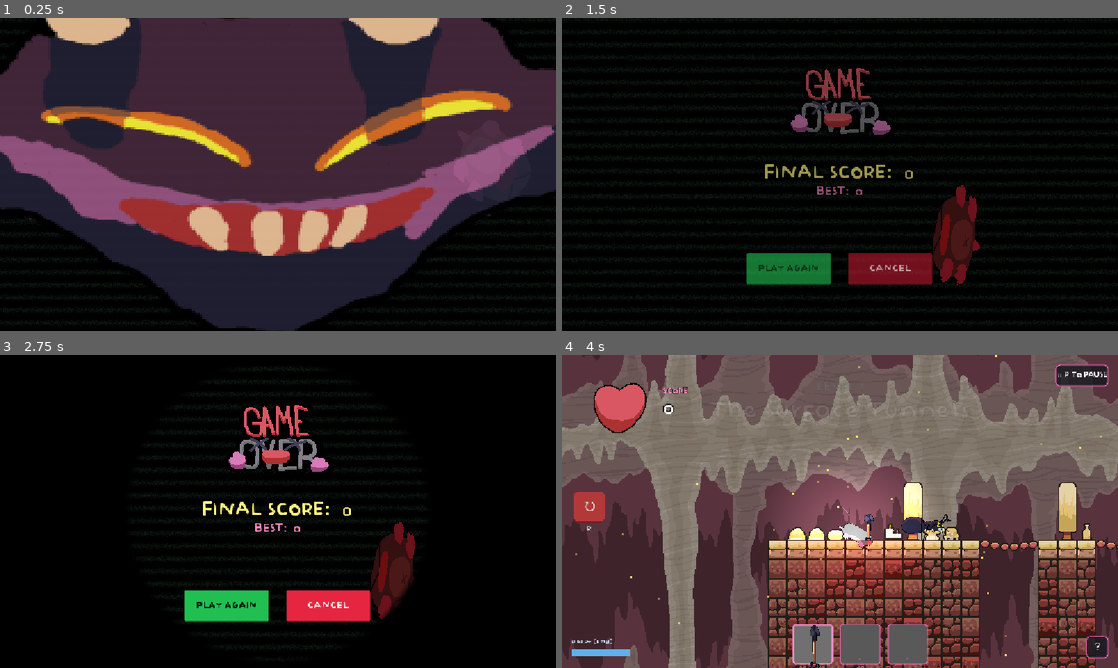
Above: before the commit, frames 1-4 (two rows, left to right).
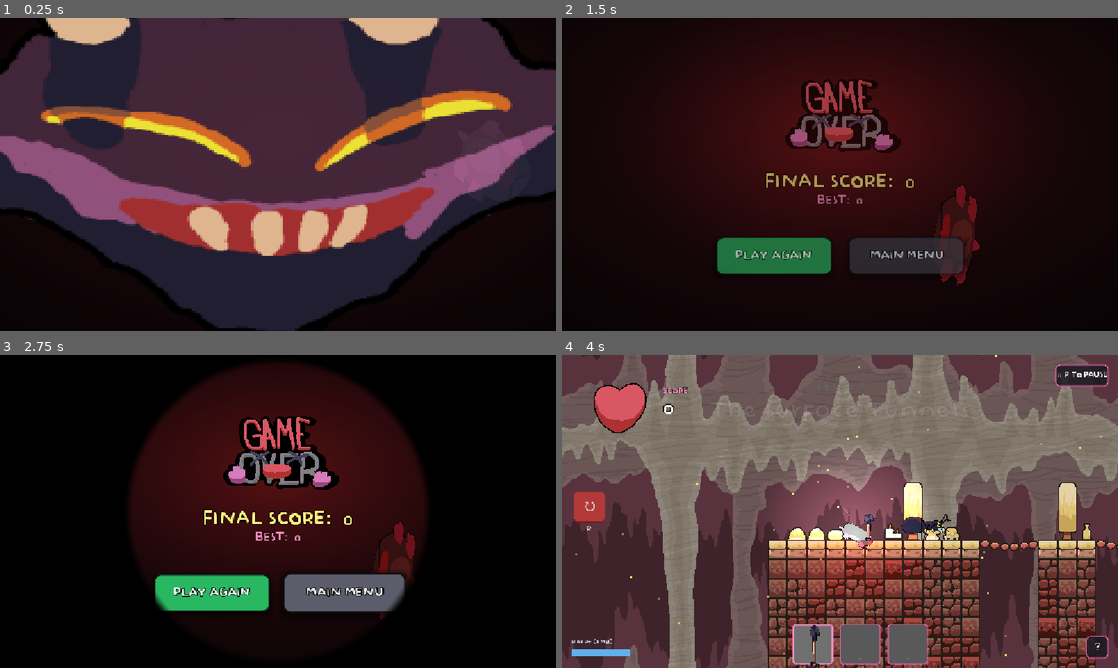
Above: after the commit, the same moments.

Repository: Geofoods/Holy-Moly
Game: Godot game, scene res://scenes/game_over.tscn
Same seed, same stepped clock (60 frames per second), same inputs: the game is played once before the commit and once after it. This scene is started directly instead of the project's main scene. Sound files missing from this copy of the repository are replaced by a short silence.
Inputs (mouse positions are in pixels of both pictures, inside the frame that each line leads up to):
- Up to frame 1 (0.25 s): no input
- Up to frame 2 (1.5 s): tap Enter (ui_accept) at 0.5, 0.77 s; move the mouse to (962, 158) at 0.52 s; hold Right (ui_right) 0.53-1.28 s; tap E at 0.6 s; click (962, 158) at 0.67 s; move the mouse to (728, 190) at 1.27 s; hold Down (ui_down) from 1.28 s (still down); tap P at 1.35 s; click (728, 190) at 1.42 s
- Up to frame 3 (2.75 s): tap Enter (ui_accept) at 1.52 s; release Down (ui_down) at 2 s; click "CANCEL" (after the commit: "MAIN MENU") at 2 s
- Up to frame 4 (4 s): click "PLAY AGAIN" at 2.75 s; move the mouse to (895, 442) at 3.52 s; hold Right (ui_right) from 3.53 s (still down); tap R at 3.6 s; click (895, 442) at 3.67 s

The runs differ from the first frame. In frame 2, 48% of the frame differs, in the area x 10-90%, y 0-86%; in frame 3, 33%; in frame 4, nothing differs.

Commit message:
fixed game_over

Diff:
--- a/scenes/game_over.tscn
+++ b/scenes/game_over.tscn
@@ -2,68 +2,93 @@
 
 [ext_resource type="Script" uid="uid://mmg7oyq1lu61" path="res://scripts/game_over.gd" id="1_gameover"]
 [ext_resource type="Texture2D" uid="uid://buaps737jhmeo" path="res://sprites/molejumpbold.png" id="2_molejump"]
-[ext_resource type="Shader" uid="uid://ch2hh4i0b8k0l" path="res://shaders/corrupted_bg.gdshader" id="4_shader"]
 [ext_resource type="Texture2D" uid="uid://v8nv0wnkuqeb" path="res://Gameover.webp" id="5_gameoverimg"]
 [ext_resource type="FontFile" uid="uid://bnyew5lradf4a" path="res://Baby Doll.otf" id="6_babydoll"]
 [ext_resource type="Texture2D" uid="uid://cy65itxnylhih" path="res://boss_bite.webp" id="6_v3hpu"]
-[ext_resource type="Texture2D" uid="uid://c3jm7jbq1dale" path="res://Bricks.webp" id="7_bricks"]
-
-[sub_resource type="ShaderMaterial" id="ShaderMaterial_bg"]
-shader = ExtResource("4_shader")
-shader_parameter/scanline_count = 240.0
-shader_parameter/scanline_opacity = 0.22
-shader_parameter/noise_strength = 0.07
-shader_parameter/glitch_speed = 2.4
-shader_parameter/base_color = Color(0.035, 0.05, 0.04, 1)
-shader_parameter/tint_color = Color(0.15, 0.55, 0.3, 1)
+
+[sub_resource type="Gradient" id="Gradient_bg"]
+offsets = PackedFloat32Array(0, 0.55, 1)
+colors = PackedColorArray(0.17, 0.04, 0.05, 1, 0.07, 0.02, 0.03, 1, 0.02, 0.01, 0.015, 1)
+
+[sub_resource type="GradientTexture2D" id="GradientTexture2D_bg"]
+gradient = SubResource("Gradient_bg")
+width = 1024
+height = 1024
+fill = 1
+fill_from = Vector2(0.5, 0.4)
+fill_to = Vector2(1.1, 1.05)
+
+[sub_resource type="Gradient" id="Gradient_glow"]
+offsets = PackedFloat32Array(0, 0.7, 1)
+colors = PackedColorArray(0.85, 0.15, 0.15, 0.26, 0.5, 0.08, 0.1, 0.08, 0.2, 0.02, 0.04, 0)
+
+[sub_resource type="GradientTexture2D" id="GradientTexture2D_glow"]
+gradient = SubResource("Gradient_glow")
+width = 512
+height = 512
+fill = 1
+fill_from = Vector2(0.5, 0.5)
+fill_to = Vector2(1, 0.5)
 
 [sub_resource type="StyleBoxFlat" id="StyleBoxFlat_playbutton"]
-bg_color = Color(0.13, 0.75, 0.32, 1)
+bg_color = Color(0.16, 0.72, 0.38, 1)
 border_width_left = 3
 border_width_top = 3
 border_width_right = 3
 border_width_bottom = 3
-border_color = Color(0.03, 0.03, 0.03, 1)
-corner_radius_top_left = 4
-corner_radius_top_right = 4
-corner_radius_bottom_right = 4
-corner_radius_bottom_left = 4
+border_color = Color(0.04, 0.12, 0.07, 1)
+corner_radius_top_left = 14
+corner_radius_top_right = 14
+corner_radius_bottom_right = 14
+corner_radius_bottom_left = 14
+shadow_color = Color(0, 0, 0, 0.45)
+shadow_size = 10
+shadow_offset = Vector2(0, 5)
 
 [sub_resource type="StyleBoxFlat" id="StyleBoxFlat_playbutton_hover"]
-bg_color = Color(0.2, 0.95, 0.42, 1)
+bg_color = Color(0.24, 0.92, 0.5, 1)
 border_width_left = 3
 border_width_top = 3
 border_width_right = 3
 border_width_bottom = 3
-border_color = Color(0.03, 0.03, 0.03, 1)
-corner_radius_top_left = 4
-corner_radius_top_right = 4
-corner_radius_bottom_right = 4
-corner_radius_bottom_left = 4
+border_color = Color(0.04, 0.12, 0.07, 1)
+corner_radius_top_left = 14
+corner_radius_top_right = 14
+corner_radius_bottom_right = 14
+corner_radius_bottom_left = 14
+shadow_color = Color(0.2, 0.9, 0.45, 0.35)
+shadow_size = 14
+shadow_offset = Vector2(0, 4)
 
 [sub_resource type="StyleBoxFlat" id="StyleBoxFlat_exitbutton"]
-bg_color = Color(0.72, 0.1, 0.18, 1)
+bg_color = Color(0.24, 0.24, 0.28, 1)
 border_width_left = 3
 border_width_top = 3
 border_width_right = 3
 border_width_bottom = 3
-border_color = Color(0.03, 0.03, 0.03, 1)
-corner_radius_top_left = 4
-corner_radius_top_right = 4
-corner_radius_bottom_right = 4
-corner_radius_bottom_left = 4
+border_color = Color(0.06, 0.05, 0.06, 1)
+corner_radius_top_left = 14
+corner_radius_top_right = 14
+corner_radius_bottom_right = 14
+corner_radius_bottom_left = 14
+shadow_color = Color(0, 0, 0, 0.45)
+shadow_size = 10
+shadow_offset = Vector2(0, 5)
 
 [sub_resource type="StyleBoxFlat" id="StyleBoxFlat_exitbutton_hover"]
-bg_color = Color(0.9, 0.15, 0.25, 1)
+bg_color = Color(0.36, 0.36, 0.42, 1)
 border_width_left = 3
 border_width_top = 3
 border_width_right = 3
 border_width_bottom = 3
-border_color = Color(0.03, 0.03, 0.03, 1)
-corner_radius_top_left = 4
-corner_radius_top_right = 4
-corner_radius_bottom_right = 4
-corner_radius_bottom_left = 4
+border_color = Color(0.06, 0.05, 0.06, 1)
+corner_radius_top_left = 14
+corner_radius_top_right = 14
+corner_radius_bottom_right = 14
+corner_radius_bottom_left = 14
+shadow_color = Color(0, 0, 0, 0.5)
+shadow_size = 14
+shadow_offset = Vector2(0, 4)
 
 [sub_resource type="AtlasTexture" id="AtlasTexture_irg28"]
 atlas = ExtResource("6_v3hpu")
@@ -209,20 +234,31 @@
 script = ExtResource("1_gameover")
 
 [node name="Background" type="TextureRect" parent="." unique_id=1182234500]
-material = SubResource("ShaderMaterial_bg")
 layout_mode = 1
 anchors_preset = 15
 anchor_right = 1.0
 anchor_bottom = 1.0
-offset_left = -1400.0
-offset_top = -95.0
-offset_right = 1448.0
-offset_bottom = 257.0
-grow_horizontal = 2
-grow_vertical = 2
-texture = ExtResource("7_bricks")
+grow_horizontal = 2
+grow_vertical = 2
+texture = SubResource("GradientTexture2D_bg")
 expand_mode = 1
-stretch_mode = 5
+
+[node name="Glow" type="TextureRect" parent="." unique_id=1182234501]
+layout_mode = 1
+anchors_preset = 8
+anchor_left = 0.5
+anchor_top = 0.5
+anchor_right = 0.5
+anchor_bottom = 0.5
+offset_left = -520.0
+offset_top = -430.0
+offset_right = 520.0
+offset_bottom = 250.0
+grow_horizontal = 2
+grow_vertical = 2
+mouse_filter = 2
+texture = SubResource("GradientTexture2D_glow")
+expand_mode = 1
 
 [node name="MoleAnimation" type="TextureRect" parent="." unique_id=814121239]
 layout_mode = 0
@@ -248,20 +284,16 @@
 anchors_preset = 15
 anchor_right = 1.0
 anchor_bottom = 1.0
-offset_left = -86.0
-offset_right = 86.0
 grow_horizontal = 2
 grow_vertical = 2
 
 [node name="VBoxContainer" type="VBoxContainer" parent="CenterContainer" unique_id=638782238]
 layout_mode = 2
-size_flags_horizontal = 2
-size_flags_vertical = 2
-theme_override_constants/separation = 40
+theme_override_constants/separation = 26
 alignment = 1
 
 [node name="TitleImage" type="TextureRect" parent="CenterContainer/VBoxContainer" unique_id=1401454189]
-custom_minimum_size = Vector2(520, 170)
+custom_minimum_size = Vector2(540, 176)
 layout_mode = 2
 size_flags_horizontal = 4
 texture = ExtResource("5_gameoverimg")
@@ -269,41 +301,43 @@
 stretch_mode = 5
 
 [node name="Spacer" type="Control" parent="CenterContainer/VBoxContainer" unique_id=2034810925]
-custom_minimum_size = Vector2(0, 30)
+custom_minimum_size = Vector2(0, 10)
 layout_mode = 2
 
 [node name="ButtonContainer" type="HBoxContainer" parent="CenterContainer/VBoxContainer" unique_id=534225505]
 layout_mode = 2
-theme_override_constants/separation = 30
+theme_override_constants/separation = 34
 alignment = 1
 
 [node name="PlayAgainButton" type="Button" parent="CenterContainer/VBoxContainer/ButtonContainer" unique_id=1177331322]
-custom_minimum_size = Vector2(180, 70)
-layout_mode = 2
-size_flags_horizontal = 0
-theme_override_colors/font_color = Color(0.03, 0.03, 0.03, 1)
-theme_override_colors/font_outline_color = Color(0, 0, 0, 1)
+custom_minimum_size = Vector2(240, 78)
+layout_mode = 2
+focus_mode = 0
+theme_override_colors/font_color = Color(0.98, 1, 0.98, 1)
+theme_override_colors/font_outline_color = Color(0, 0.1, 0.04, 1)
+theme_override_constants/outline_size = 6
 theme_override_fonts/font = ExtResource("6_babydoll")
-theme_override_font_sizes/font_size = 22
+theme_override_font_sizes/font_size = 28
 theme_override_styles/normal = SubResource("StyleBoxFlat_playbutton")
 theme_override_styles/pressed = SubResource("StyleBoxFlat_playbutton_hover")
 theme_override_styles/hover = SubResource("StyleBoxFlat_playbutton_hover")
-theme_override_styles/focus = SubResource("StyleBoxFlat_playbutton_hover")
+theme_override_styles/focus = SubResource("StyleBoxFlat_playbutton")
 text = "PLAY AGAIN"
 
 [node name="CancelButton" type="Button" parent="CenterContainer/VBoxContainer/ButtonContainer" unique_id=879550337]
-custom_minimum_size = Vector2(180, 70)
-layout_mode = 2
-size_flags_horizontal = 0
-theme_override_colors/font_color = Color(0.95, 0.95, 0.95, 1)
+custom_minimum_size = Vector2(240, 78)
+layout_mode = 2
+focus_mode = 0
+theme_override_colors/font_color = Color(0.92, 0.94, 0.98, 1)
 theme_override_colors/font_outline_color = Color(0, 0, 0, 1)
+theme_override_constants/outline_size = 6
 theme_override_fonts/font = ExtResource("6_babydoll")
-theme_override_font_sizes/font_size = 24
+theme_override_font_sizes/font_size = 28
 theme_override_styles/normal = SubResource("StyleBoxFlat_exitbutton")
 theme_override_styles/pressed = SubResource("StyleBoxFlat_exitbutton_hover")
 theme_override_styles/hover = SubResource("StyleBoxFlat_exitbutton_hover")
-theme_override_styles/focus = SubResource("StyleBoxFlat_exitbutton_hover")
-text = "CANCEL"
+theme_override_styles/focus = SubResource("StyleBoxFlat_exitbutton")
+text = "MAIN MENU"
 
 [node name="AnimatedSprite2D" type="AnimatedSprite2D" parent="." unique_id=165238040]
 position = Vector2(560, 296)
--- a/scenes/win_screen.tscn
+++ b/scenes/win_screen.tscn
@@ -26,7 +26,7 @@
 height = 512
 fill = 1
 fill_from = Vector2(0.5, 0.5)
-fill_to = Vector2(1.0, 0.5)
+fill_to = Vector2(1, 0.5)
 
 [sub_resource type="StyleBoxFlat" id="StyleBoxFlat_playbutton"]
 bg_color = Color(0.16, 0.72, 0.38, 1)
@@ -106,7 +106,6 @@
 grow_vertical = 2
 texture = SubResource("GradientTexture2D_bg")
 expand_mode = 1
-stretch_mode = 0
 
 [node name="Glow" type="TextureRect" parent="." unique_id=225700857]
 layout_mode = 1
@@ -124,7 +123,6 @@
 mouse_filter = 2
 texture = SubResource("GradientTexture2D_glow")
 expand_mode = 1
-stretch_mode = 0
 
 [node name="CenterContainer" type="CenterContainer" parent="." unique_id=1186452265]
 layout_mode = 1
--- a/scripts/game_over.gd
+++ b/scripts/game_over.gd
@@ -19,8 +19,23 @@
 	_set_buttons_enabled(false)
 	ScoreManager.finalize()
 	_add_score_display(vbox)
+	for btn in [$CenterContainer/VBoxContainer/ButtonContainer/PlayAgainButton, $CenterContainer/VBoxContainer/ButtonContainer/CancelButton]:
+		_setup_button_hover(btn)
 
 	animate_game_over()
+
+func _setup_button_hover(btn: Button) -> void:
+	btn.mouse_entered.connect(func():
+		if btn.disabled:
+			return
+		SFX.play_ui("ui_hover", -18.0, 1.8)
+		var t := create_tween()
+		t.tween_property(btn, "scale", Vector2(1.06, 1.06), 0.12).set_trans(Tween.TRANS_BACK).set_ease(Tween.EASE_OUT)
+	)
+	btn.mouse_exited.connect(func():
+		var t := create_tween()
+		t.tween_property(btn, "scale", Vector2.ONE, 0.1).set_trans(Tween.TRANS_SINE).set_ease(Tween.EASE_OUT)
+	)
 
 func _add_score_display(vbox: VBoxContainer) -> void:
 	var font := load("res://Baby Doll.otf") as Font
@@ -106,8 +121,13 @@
 	tween.tween_property(vbox, "scale", Vector2(1.0, 1.0), 0.55).set_trans(Tween.TRANS_BACK).set_ease(Tween.EASE_OUT)
 
 func _set_buttons_enabled(enabled: bool) -> void:
-	$CenterContainer/VBoxContainer/ButtonContainer/PlayAgainButton.disabled = not enabled
-	$CenterContainer/VBoxContainer/ButtonContainer/CancelButton.disabled = not enabled
+	var play_btn = $CenterContainer/VBoxContainer/ButtonContainer/PlayAgainButton
+	var cancel_btn = $CenterContainer/VBoxContainer/ButtonContainer/CancelButton
+	play_btn.disabled = not enabled
+	cancel_btn.disabled = not enabled
+	if enabled:
+		play_btn.pivot_offset = play_btn.size / 2.0
+		cancel_btn.pivot_offset = cancel_btn.size / 2.0
 
 func _start_game_over_music() -> void:
 	_game_over_music = AudioStreamPlayer.new()
Not shown: 1 places in scenes/win_screen.tscn that only renumber resources
